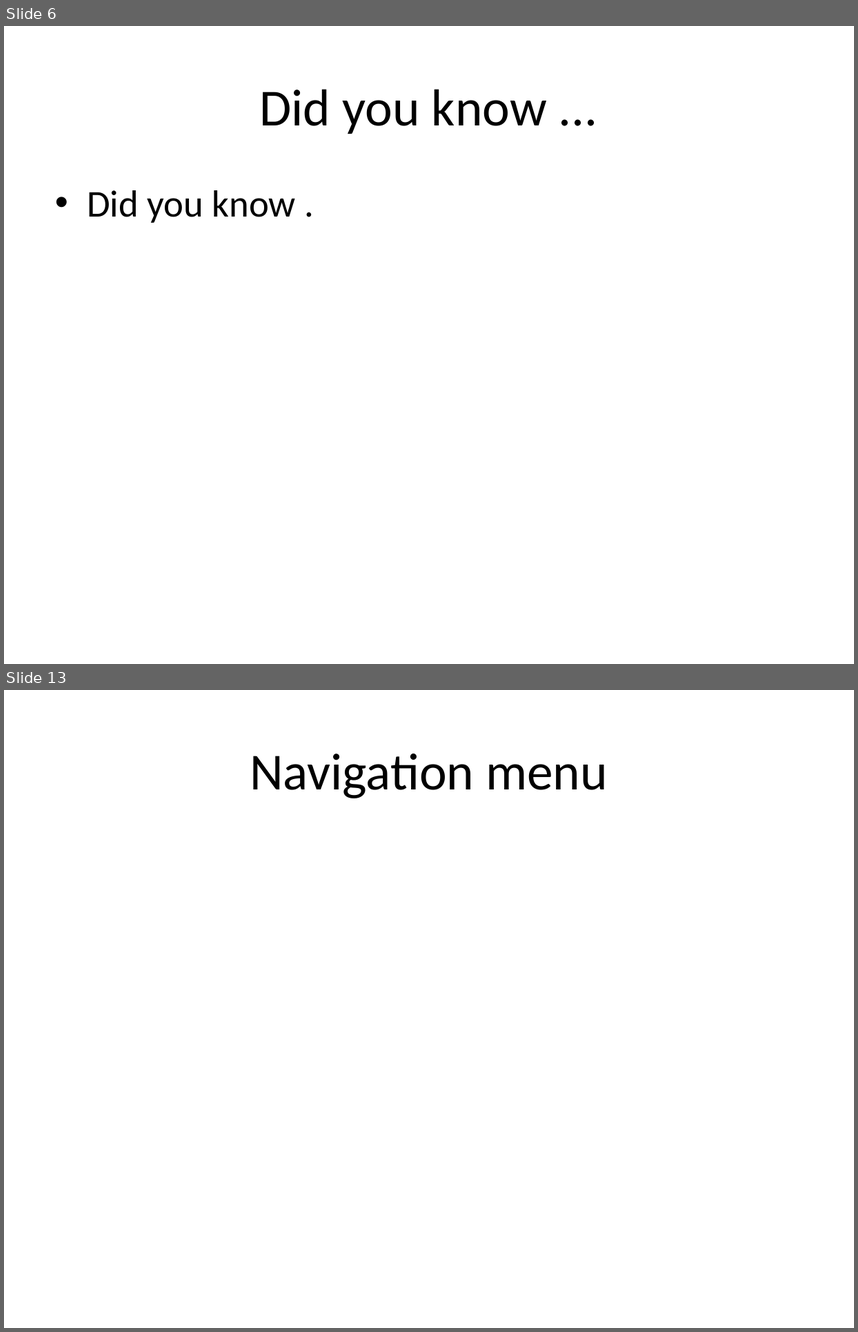
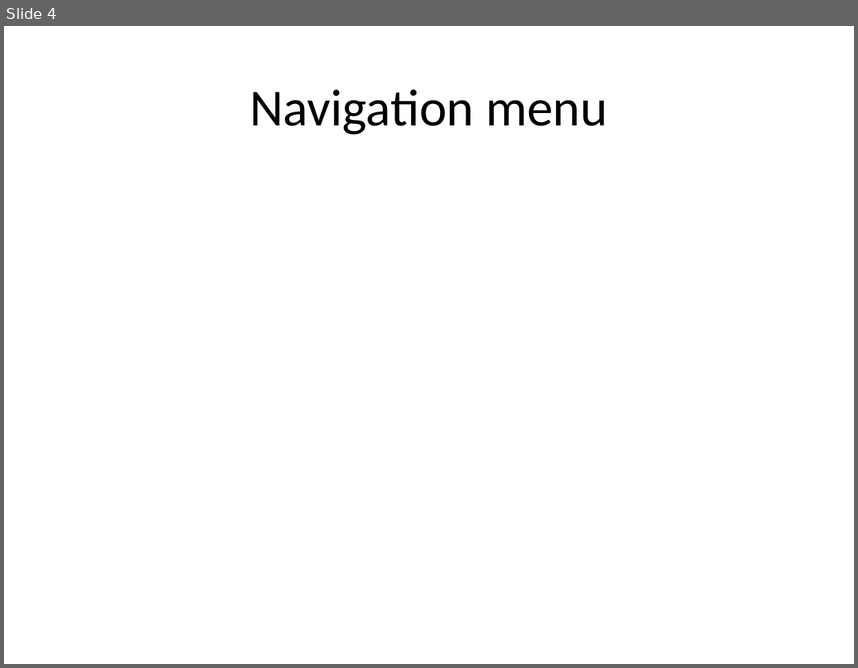
Before and after one commit to eppisai/Uplift---Smart-educational-Platform, a slide deck: AutoPPT-main/AutoPPT-main/something.pptx. Shown one above the other, each under a label of ours: slides 6 and 13 before the commit, slide 4 after it; the slides between them are not shown. The pictures are 858x1332 and 858x668 pixels, drawn with LibreOffice and Linux fonts; fonts in the diff are those of the drawing. Boxes give left, top, right and bottom in pixels: in the first picture for what was removed or moved away, otherwise in the second. Text is boxed around its words. In the diff, an @@ line names an element or a change of style, - is before the commit and + after.

```diff
--- a/AutoPPT-main/AutoPPT-main/something.pptx
+++ b/AutoPPT-main/AutoPPT-main/something.pptx
@@ slide 6 removed at box(4, 26, 854, 664), background #FFFFFF @@
@@ title removed at box(259, 89, 547, 134) @@
-Did you know ...
@@ text removed at box(87, 190, 296, 223) @@
-• Did you know .
@@ what was slide 13 is now slide 4 @@
```
Also in this commit, not shown: 2 slides changed, 1 slide added, 11 other slides removed, 2 other files.
